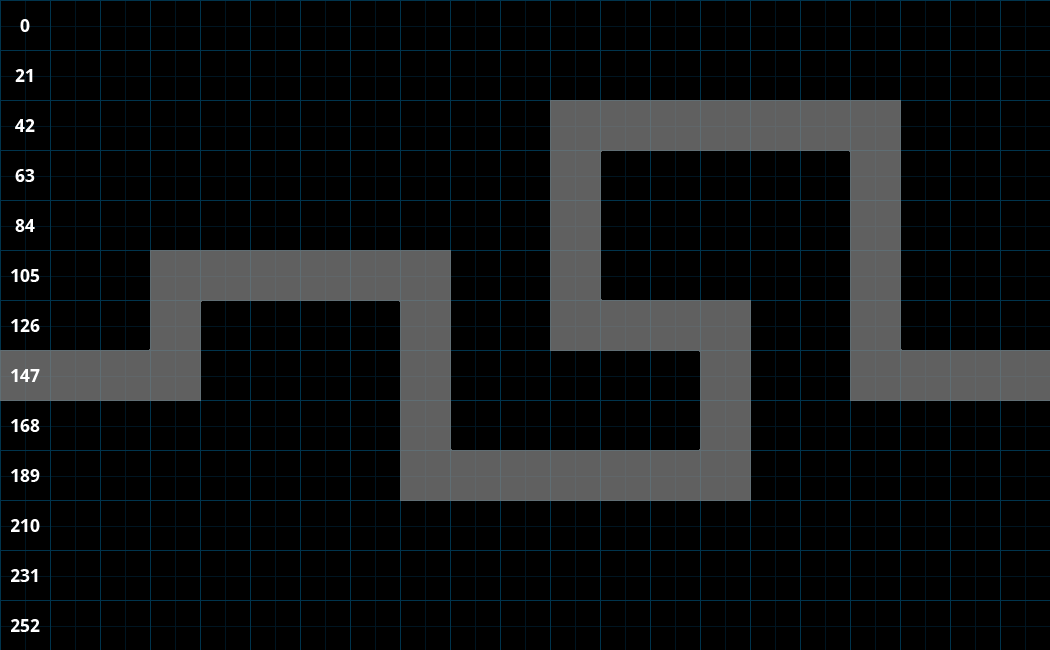
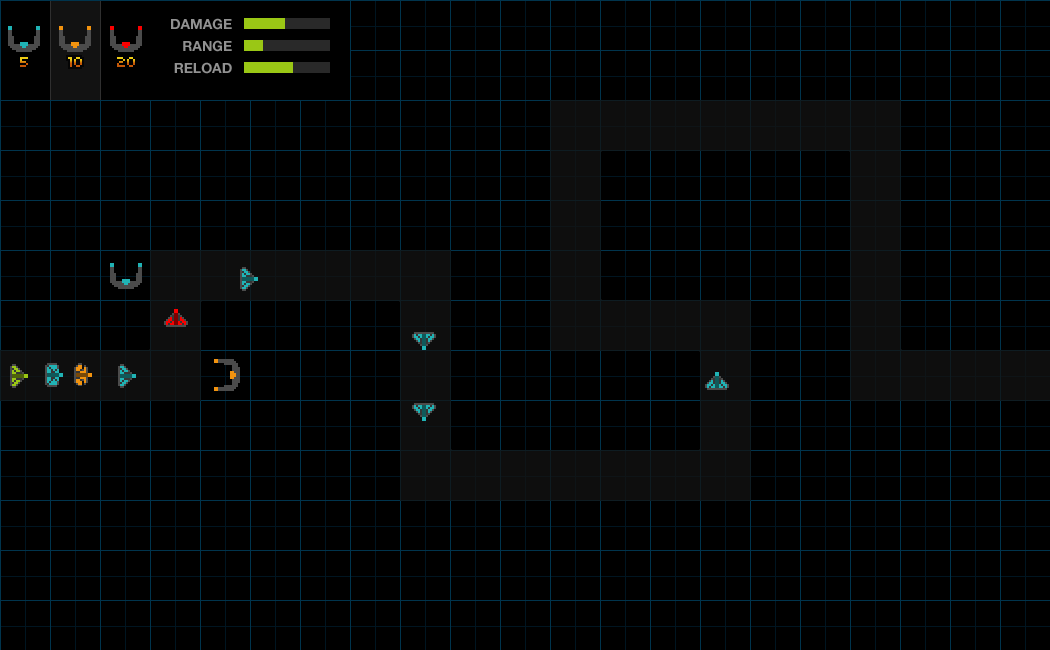
The second 1050×650 image is a revision of the first. Changes to its layers:
hid group "numbers" (1 layers) over (11, 19, 40, 632)
showed group "legend" (23 layers) over (1, 1, 350, 100)
showed group "Group 1" (12 layers) over (10, 208, 729, 421)
painted on "Color Fill 3" over (0, 100, 1050, 501)
